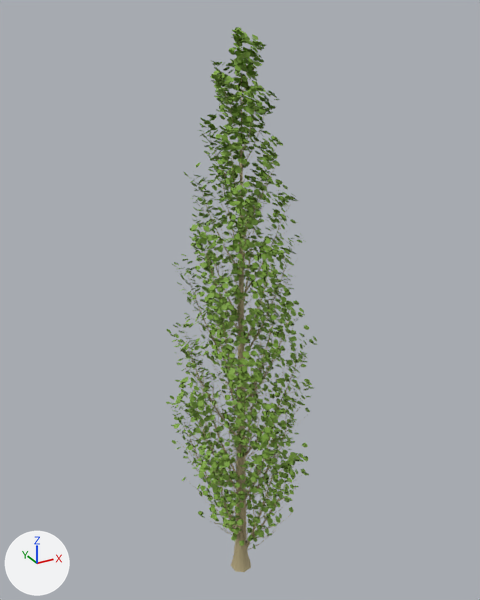
A saved change to the OBJ model 3DModels/trees/trees/lombardyPoplar/lombardyPoplar.obj.
The view is the same before and after, from a 50 mm camera at (-12.7, -22.9, 26.5) aimed at (0.3, 0.6, 14.7). Every picture has the same lights, and +X, +Y and +Z are marked at lower left. Where no turn or scale is listed for an object, it has been applied to the vertices.

Objects in the first picture: 'lombardyPoplar'.
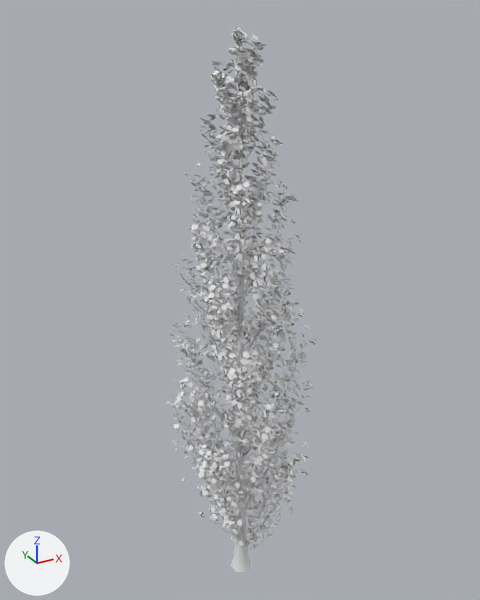
Boxes (x1, y1, x2, y2) around the edits, measured in the pictures (480 x 600 px):
'lombardyPoplar', recoloured (green to white)
    both: (166, 27, 317, 572)

Edits to the bpy script that builds the scene:
```text
Change mat_trunk:
    mat_trunk.base_color: (0.466, 0.392, 0.216) -> (0.8, 0.8, 0.8)  # beige #b6a880 -> white #e7e7e7
Change mat_leaves:
    mat_leaves.base_color: (0.208, 0.376, 0.047) -> (0.8, 0.8, 0.8)  # green #7ea53d -> white #e7e7e7
```
